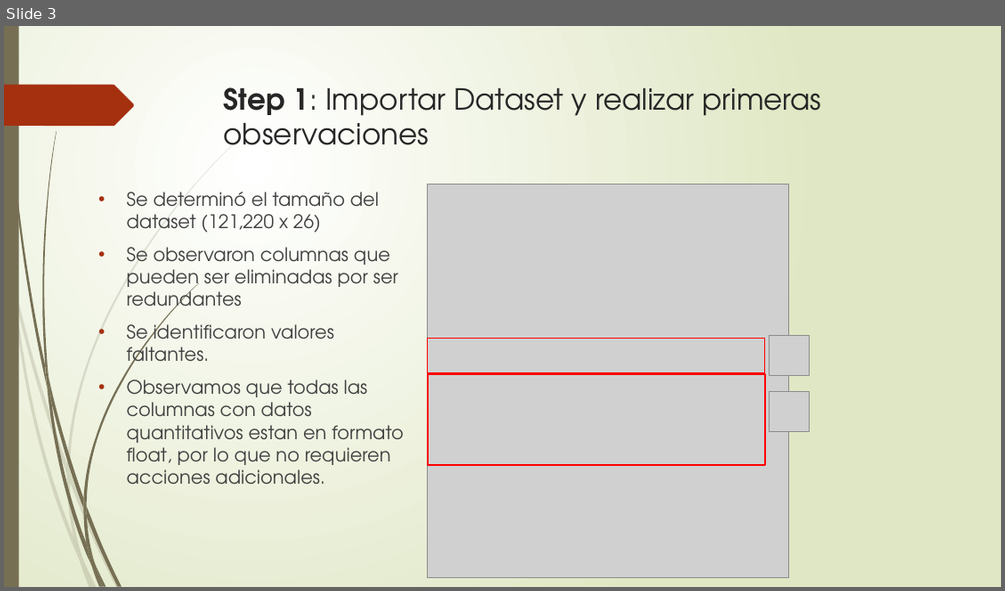
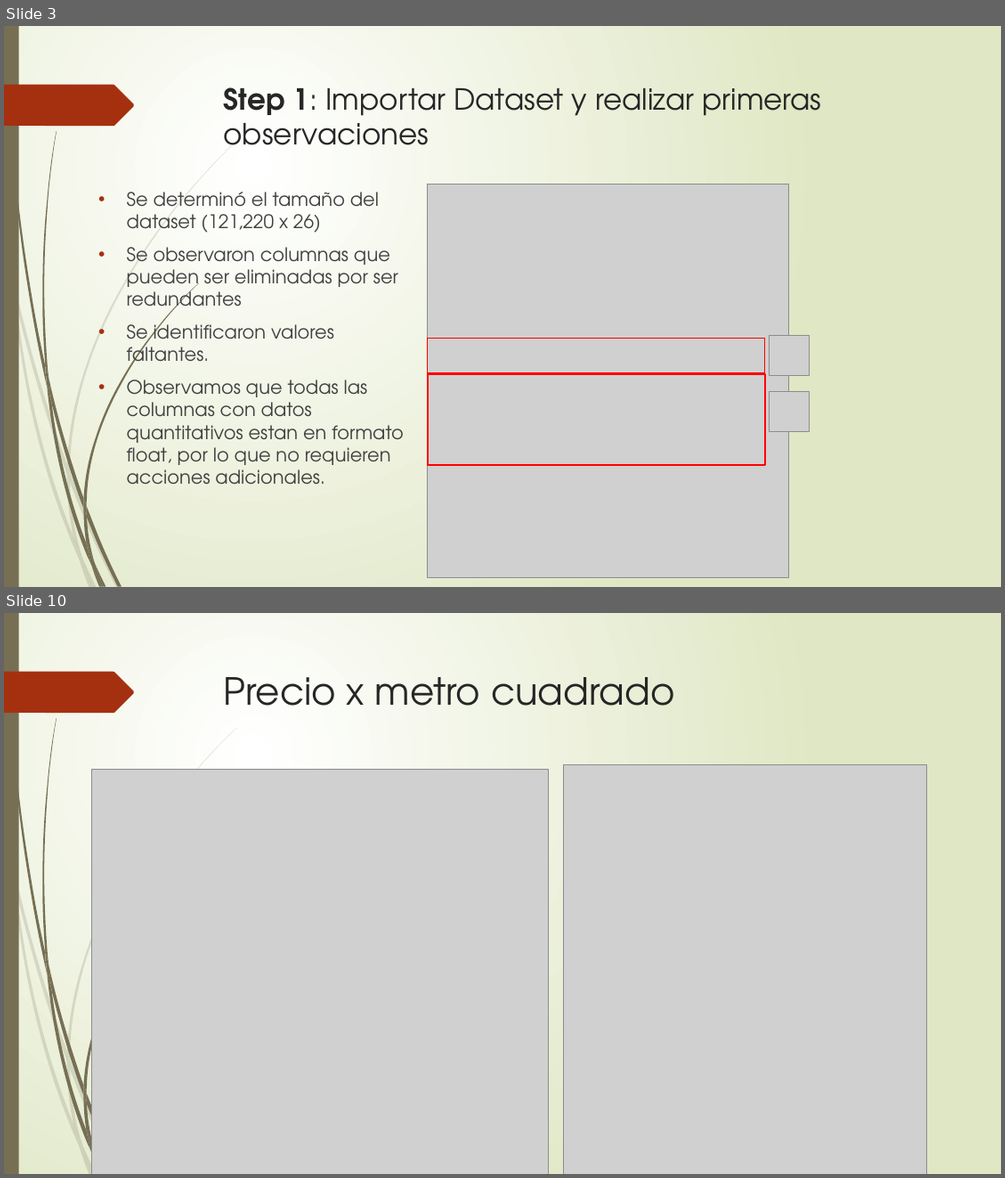
Before and after one commit to gfairhurst/Digitalhouse-Desafio-1, a slide deck: Desafio 1 - Presentacion Grupo 6.pptx. Shown one above the other, each under a label of ours: slide 3 before the commit, slides 3 and 10 after it; the slides between them are not shown. The pictures are 1005x591 and 1005x1178 pixels, drawn with LibreOffice and Linux fonts; fonts in the diff are those of the drawing; grey boxes stand for pictures. Boxes give left, top, right and bottom in pixels: in the first picture for what was removed or moved away, otherwise in the second. Text is boxed around its words. In the diff, an @@ line names an element or a change of style, - is before the commit and + after.

```diff
--- a/Desafio 1 - Presentacion Grupo 6.pptx
+++ b/Desafio 1 - Presentacion Grupo 6.pptx
@@ slide 10 added at <box>4,613,1001,1174</box>, background gradient #FFFFFF to #DFE8C4; not listed: 24 template elements that a slide beside it also shows @@
@@ title added at <box>224,677,675,706</box>, 36 pt, text #262626 @@
+Precio x metro cuadrado
@@ picture added at <box>91,769,549,1174</box> @@
@@ picture added at <box>563,765,927,1174</box> @@
```
Also in this commit, not shown: 3 slides changed, 5 other slides added, 3 slides removed, 1 other file.
